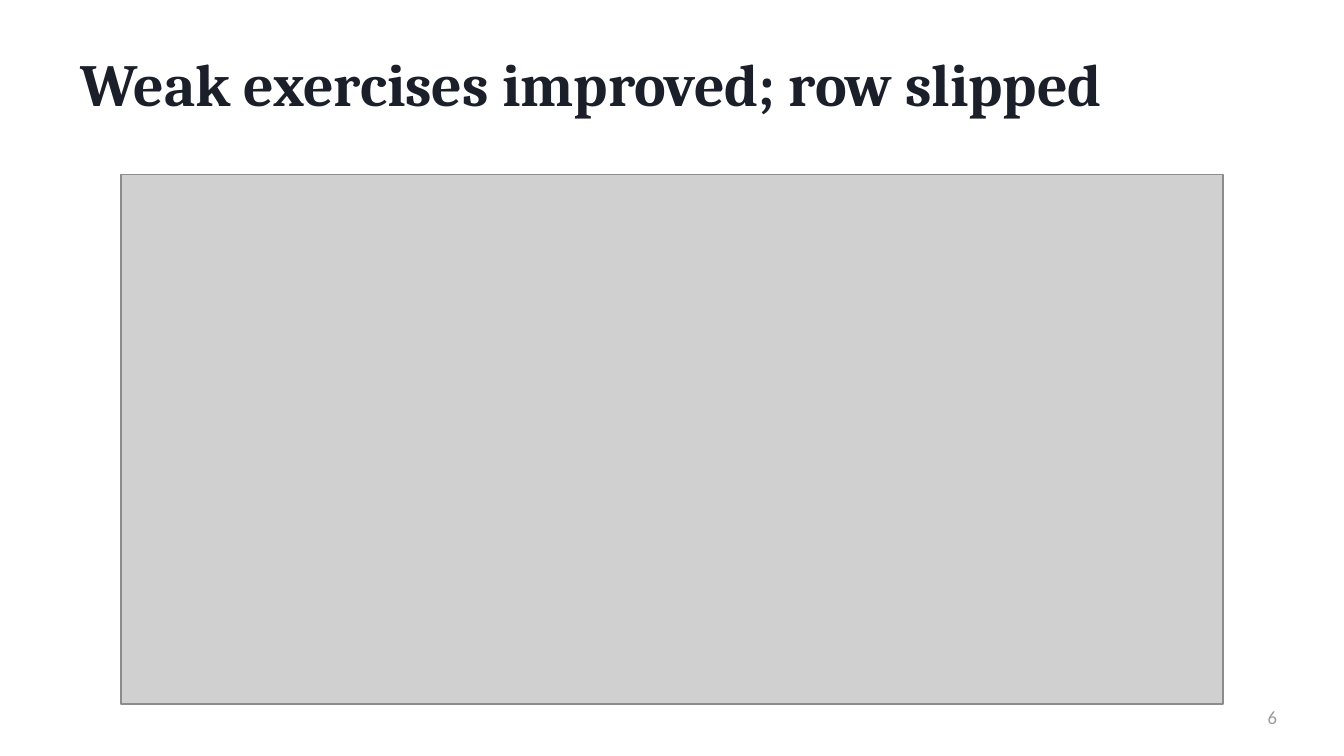
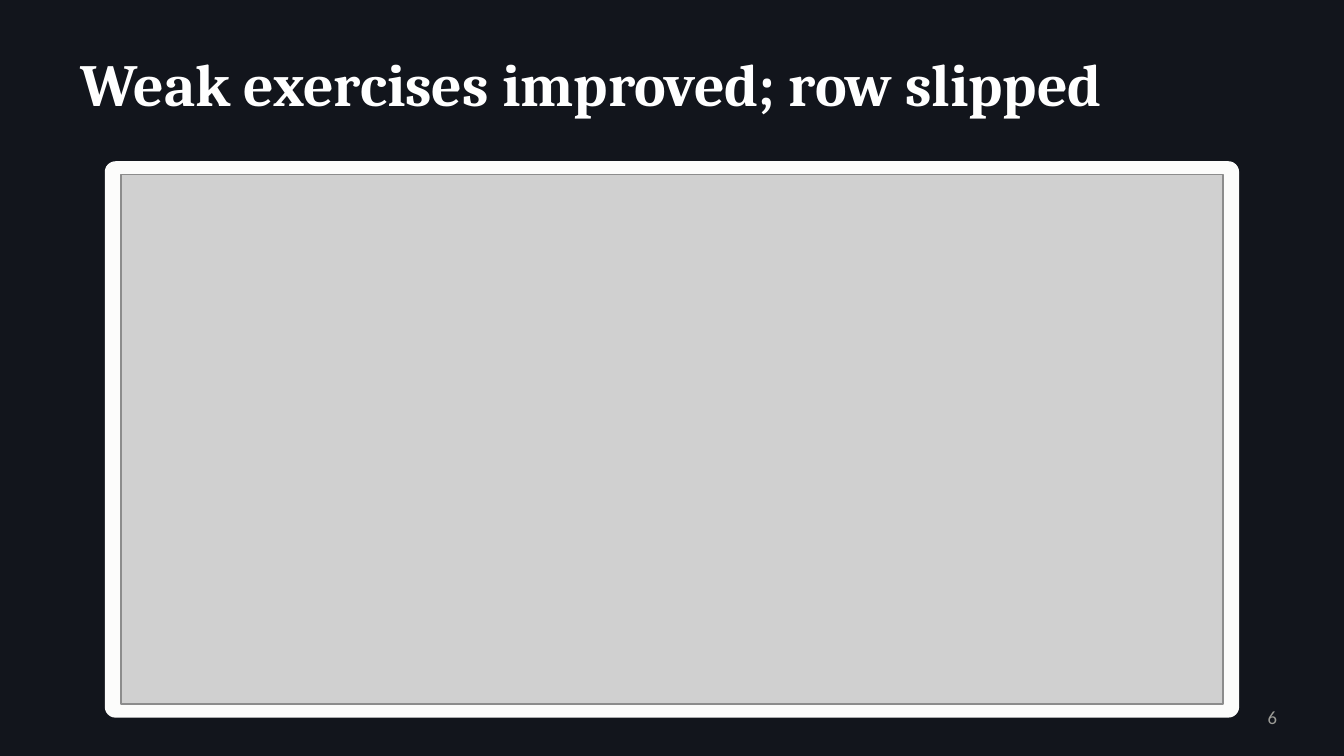
Before and after one commit to bariscelikk1/cALorie, a slide deck: slide 6 of ml/artifacts/final_model_v2/cALorie_final_presentation.pptx. Drawn at 1344x756 pixels with LibreOffice and Linux fonts; fonts in the diff are those of the drawing; grey boxes stand for pictures. Boxes give left, top, right and bottom in pixels: in the first picture for what was removed or moved away, otherwise in the second. Text is boxed around its words. In the diff, an @@ line names an element or a change of style, - is before the commit and + after.

```diff
--- a/ml/artifacts/final_model_v2/cALorie_final_presentation.pptx
+++ b/ml/artifacts/final_model_v2/cALorie_final_presentation.pptx
@@ background #FFFFFF to #12151C @@
@@ title "Weak exercises improved; row slipped" at <box>81,64,1102,119</box>: text colour #1B1F2A to #FFFFFF @@
@@ rounded rectangle added at <box>105,161,1239,718</box>, fill #FCFCFB @@
```
Also in this commit, not shown: 9 other slides changed, 7 other files.
